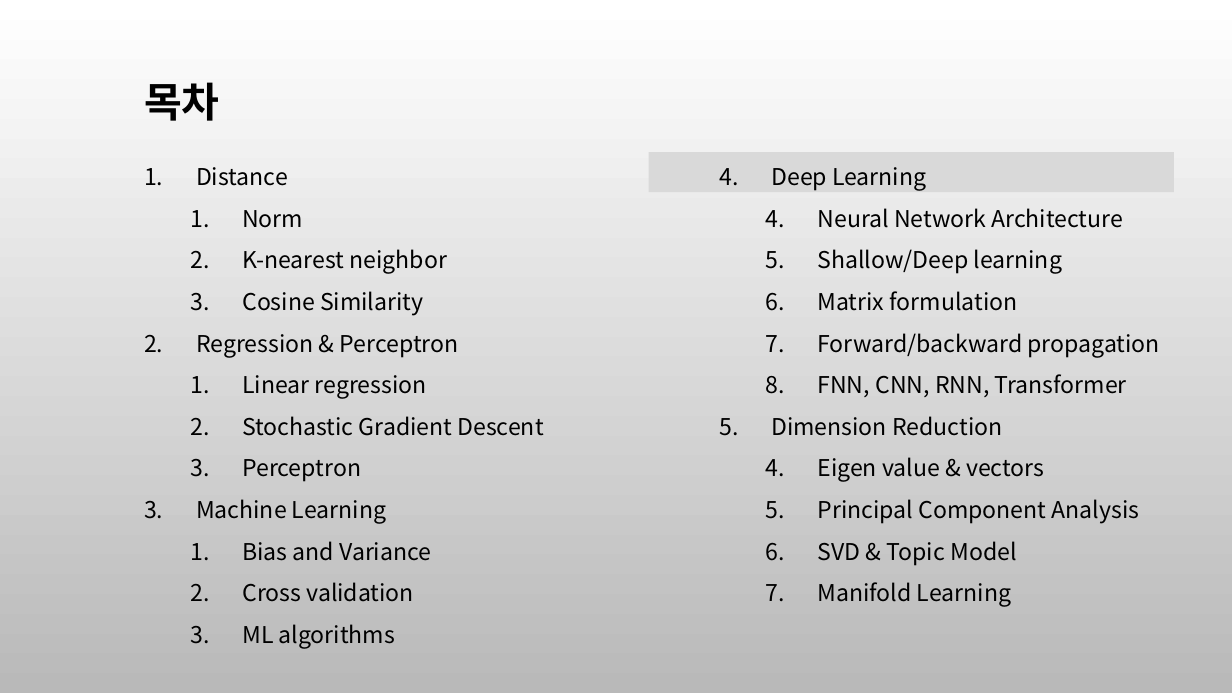
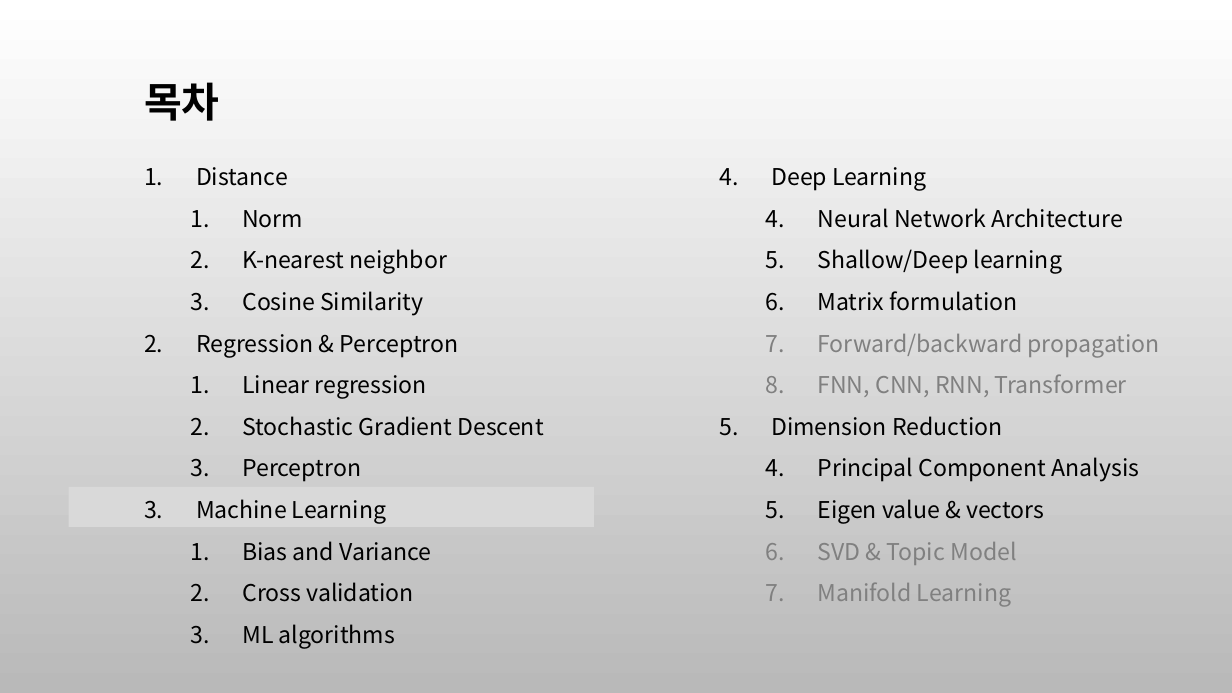
Before and after one commit to ancestor9/mathematics-for-machine-learning, a slide deck: slide 23 of 7_Applications of mathematics.pptx (slide 48 before the commit). Drawn at 1232x693 pixels with LibreOffice and Linux fonts; fonts in the diff are those of the drawing; background and template pictures are left out. Boxes give left, top, right and bottom in pixels: in the first picture for what was removed or moved away, otherwise in the second. Text is boxed around its words. In the diff, an @@ line names an element or a change of style, - is before the commit and + after.

```diff
--- a/7_Applications of mathematics.pptx
+++ b/7_Applications of mathematics.pptx
@@ text at bbox=[818, 334, 1160, 607]: text colour #000000 to #808080 in "Forward/backward propagation", "FNN, CNN, RNN, Transformer", "SVD & Topic Model", "Manifold Learning" @@
@@ text at bbox=[818, 457, 1140, 482]: paragraph added @@
+  4. Principal Component Analysis
@@ rectangle: place and size @@
-rectangle at bbox=[649, 152, 1174, 192]
+rectangle at bbox=[68, 487, 593, 527]
@@ text at bbox=[818, 499, 1140, 524]: paragraph removed @@
-  5. Principal Component Analysis
```
Also in this commit, not shown: 6 other slides changed, 6 slides added, 11 slides removed.
